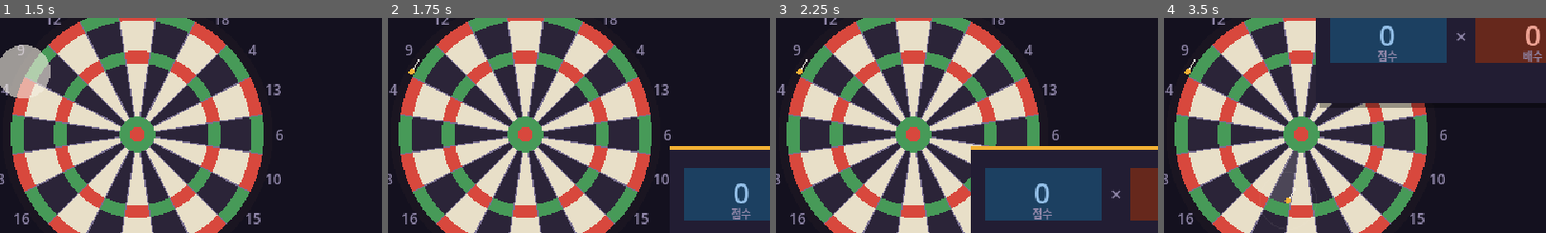
Above: before the commit, frames 1-4 (left to right).
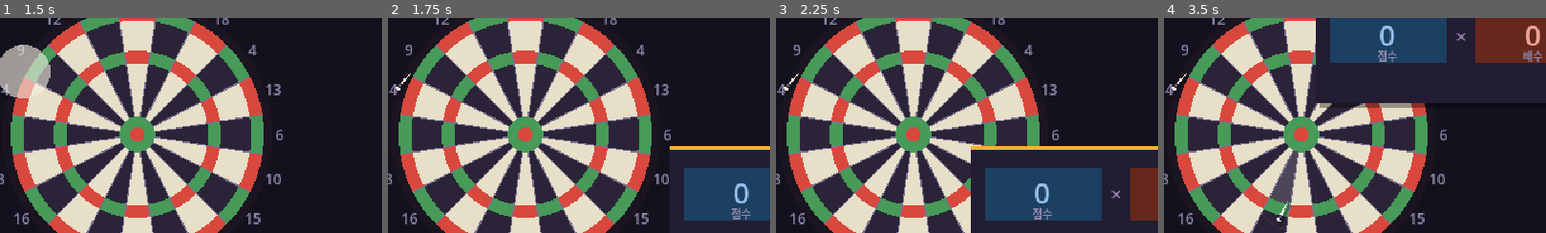
Above: after the commit, the same moments.

Repository: GGbong69/test-03
Game: Godot game, scene res://scenes/main.tscn
Same seed, same stepped clock (60 frames per second), same inputs: the game is played once before the commit and once after it.
Inputs (mouse positions are % of the whole screen's width and height, from its top left):
- Up to frame 1 (1.5 s): tap Enter at 0.5 s; move the mouse to (72, 45) at 0.52 s; click (72, 45) at 0.67 s; tap Space at 0.77 s; move the mouse to (30, 55) at 1.27 s; click (30, 55) at 1.42 s
- Up to frame 2 (1.75 s): tap Space at 1.52 s
- Up to frame 3 (2.25 s): move the mouse to (60, 28) at 2.02 s; click (60, 28) at 2.17 s
- Up to frame 4 (3.5 s): move the mouse to (45, 70) at 2.77 s; click (45, 70) at 2.92 s; tap Space at 3.02 s
The pictures show only the part of the screen within x 32-82%, y 27-77%; the shares and areas given below are measured in that part.

Frame 1 is identical in both runs. In frame 2, 0.1% of the frame differs, in the area x 2-9%, y 19-34%; in frame 3, 0.1%; in frame 4, 0.3%, in the area x 2-35%, y 19-95%.

Commit message:
보드에 꽂힌 다트를 진짜 다트로 그린다
꽂힌 다트만 _icon_dart 를 안 쓰고 선 하나와 점 하나로 그리고 있었다.
draw_line(d + (6,-10), d) + draw_circle(d, 2.5) 라 다트가 아니라 압정으로
보였다. 나머지 셋(매대·벽·툴팁)은 전부 _icon_dart 를 쓰는데 여기만 빠져 있었다.

darts 가 좌표만 들고 있어 무엇을 던졌는지 되살릴 방법이 없었다.
{p, id, rot} 로 바꿔 종류와 기울기를 같이 남긴다. 기울기는 꽂힐 때 한 번
정해 저장하므로 프레임 간 안 흔들리고, ±15도라 같은 자리에 여러 발이
꽂혀도 겹쳐 보이지 않는다.

촉이 착탄점에 정확히 오도록 중심을 뒤로 물린다. _icon_dart 는
tip = c + dir*dl 이므로 c = p - dir*dl 이면 tip = p 다. 근사가 아니다.

_icon_dart 의 주석도 고친다. "_draw_darts 와 같은 각도" 라고 적혀 있었지만
그쪽은 꼬리가 오른쪽 위였고 이 함수는 촉이 오른쪽 위라 실제로는 정반대였다.
이제 _draw_darts 도 이 함수를 쓰므로 그 문장 자체가 무의미해졌다.

검증: 헤드리스 오토플레이 완주 · 보드에 꽂힌 프레임 육안 확인.

Co-Authored-By: Claude Opus 5 <noreply@anthropic.com>

Diff:
--- a/scripts/game.gd
+++ b/scripts/game.gd
@@ -154,7 +154,7 @@
 var total_flash := 0.0
 
 # ── 이펙트 ────────────────────────────────────────────────
-var darts := []
+var darts := []                 # 보드에 꽂힌 것들 {p 착탄점, id 다트 종류, rot 기울기}
 var pops := []
 var slot_pop := []              # 아이템 패널 참고 — 아래 "아이템 패널" 구획
 var slot_vel := []
@@ -1196,7 +1196,9 @@
 			var r: int = sectors[(info.idx + 1) % 20]
 			pierce_gain = int((l + r) * 0.5)
 
-	darts.append(aim)
+	# 꽂힌 자루마다 살짝 다른 각. 한 번 정하고 저장하므로 프레임 간 안 흔들린다.
+	darts.append({"p": aim, "id": String(cur_dart.get("id", "std")),
+			"rot": randf_range(-0.26, 0.26)})
 	_impact(info)
 
 	hit_flash = 1.0
@@ -1582,9 +1584,11 @@
 
 
 func _draw_darts() -> void:
-	for d in darts:
-		draw_line(d + Vector2(6, -10), d, C_TXT, 1.0)
-		draw_circle(d, 2.5, C_ACC)
+	for e in darts:
+		# 촉이 착탄점에 오도록 중심을 뒤로 물린다 — _icon_dart 는 tip = c + dir*dl 이다.
+		# 예전에는 선 하나와 점 하나로 그려서 다트가 아니라 압정으로 보였다.
+		var dir := Vector2(6.0, -10.0).normalized().rotated(e.rot)
+		_icon_dart(e.p - dir * DART_DL, DART_DL, e.id, 0.0, e.rot, 1.0)
 
 
 func _draw_aim() -> void:
@@ -2993,6 +2997,7 @@
 # 미니 보드는 실제 링 비율(트리플 띠 0.10)을 쓰면 17px 반지름에서 1.7px 라
 # 사라진다. 읽히는 도식 비율을 따로 둔다 — 계측도가 아니라 기호다.
 const MB := {"bi": 0.13, "bo": 0.27, "ti": 0.46, "to": 0.60, "di": 0.84}
+const DART_DL := 10.0           # 보드에 꽂힌 다트 반길이
 const MB_SEG := 10              # 20 칸이면 한 칸 호가 5px 라 뭉갠다
 
 
@@ -3108,7 +3113,9 @@
 # 알파 인자를 뒤에 덧붙인 것은 _icon_modifier 가 a 를 받아들인 선례와 같은 방식이다.
 func _icon_dart(c: Vector2, dl: float, id: String, dim := 0.0,
 		rot := 0.0, a := 1.0, sh := true) -> void:
-	# 보드에 꽂힌 다트와 같은 각도로 눕는다 (_draw_darts 의 Vector2(6, -10))
+	# 기본 각도. 촉이 오른쪽 위, 꼬리가 왼쪽 아래로 눕는다.
+	# (옛 주석은 _draw_darts 와 같은 각이라고 했지만 그쪽은 꼬리가 오른쪽 위라
+	#  실제로는 정반대였다. 지금은 _draw_darts 도 이 함수를 쓴다.)
 	var dir := Vector2(6.0, -10.0).normalized().rotated(rot)
 	var nrm := Vector2(-dir.y, dir.x)
 	# 굵기는 길이를 따라간다. 절대값으로 두면 dl 을 키웠을 때 길기만 하고
